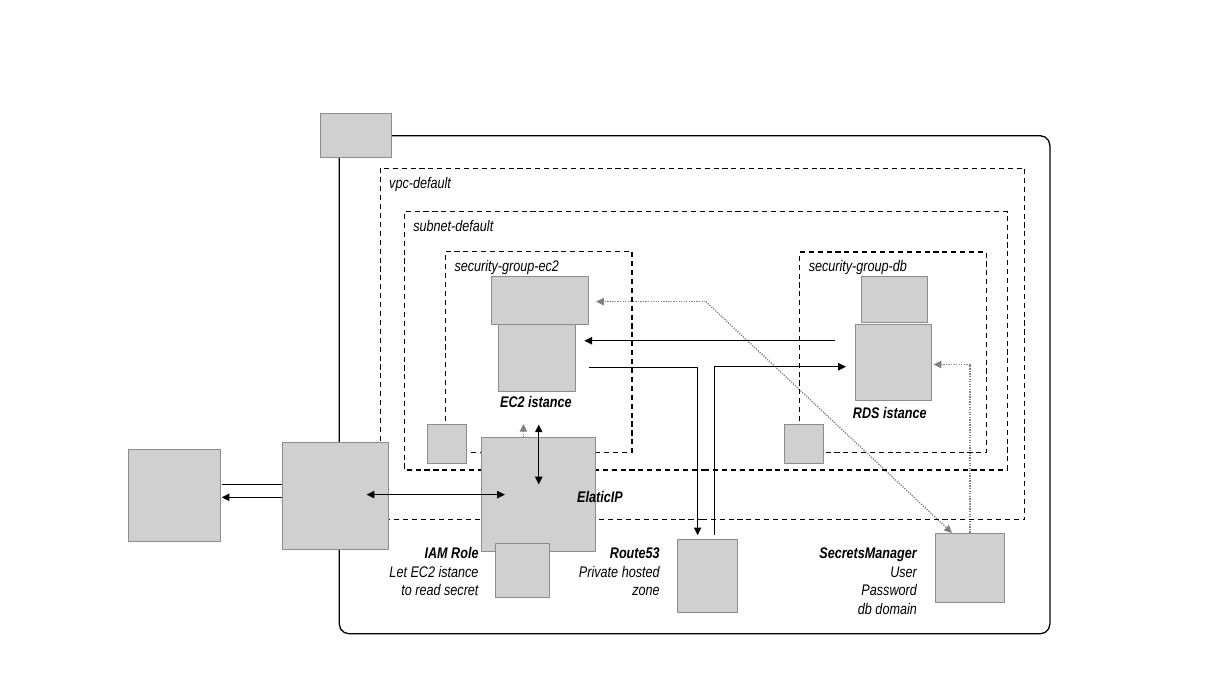
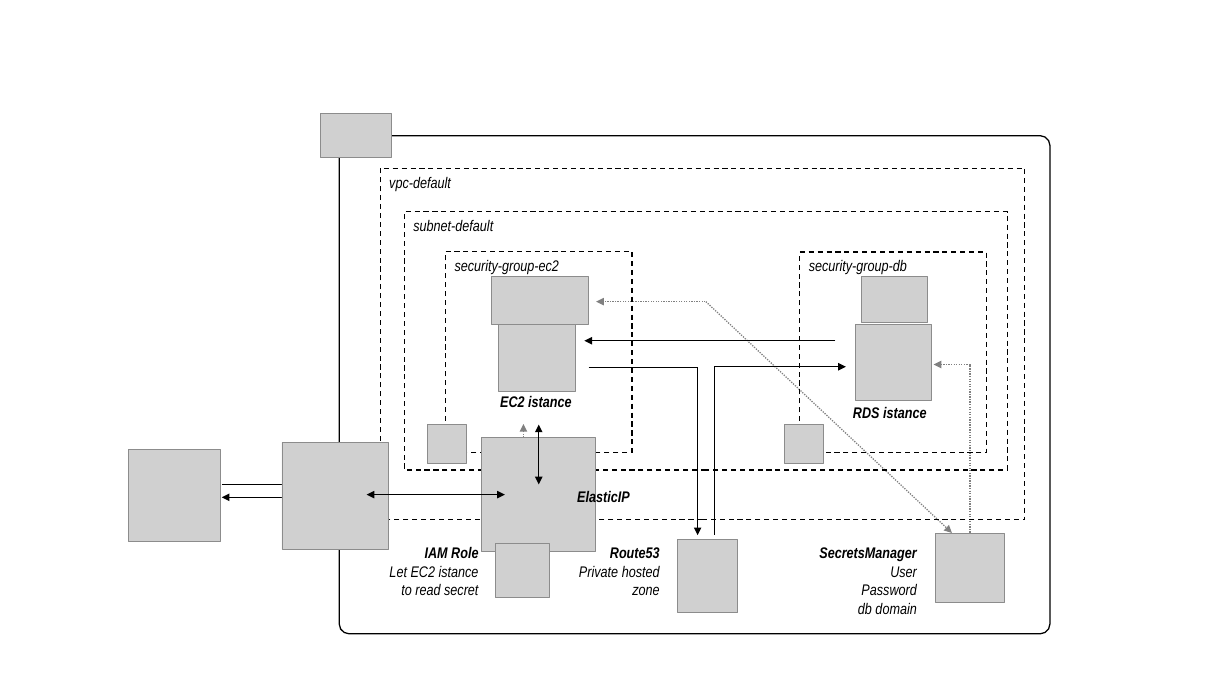
Before and after one commit to bortolo/Three-tier-app-infrastructure, a slide deck: slide 1 of terraform_test_AWS/SecretManager/images/architecture.pptx. Drawn at 1232x693 pixels with LibreOffice and Linux fonts; fonts in the diff are those of the drawing; grey boxes stand for pictures. Boxes give left, top, right and bottom in pixels: in the first picture for what was removed or moved away, otherwise in the second. Text is boxed around its words. In the diff, an @@ line names an element or a change of style, - is before the commit and + after.

```diff
--- a/terraform_test_AWS/SecretManager/images/architecture.pptx
+++ b/terraform_test_AWS/SecretManager/images/architecture.pptx
@@ text at (577, 490, 630, 506): text changed @@
-ElaticIP
+ElasticIP
```
Also in this commit, not shown: 2 other files.
